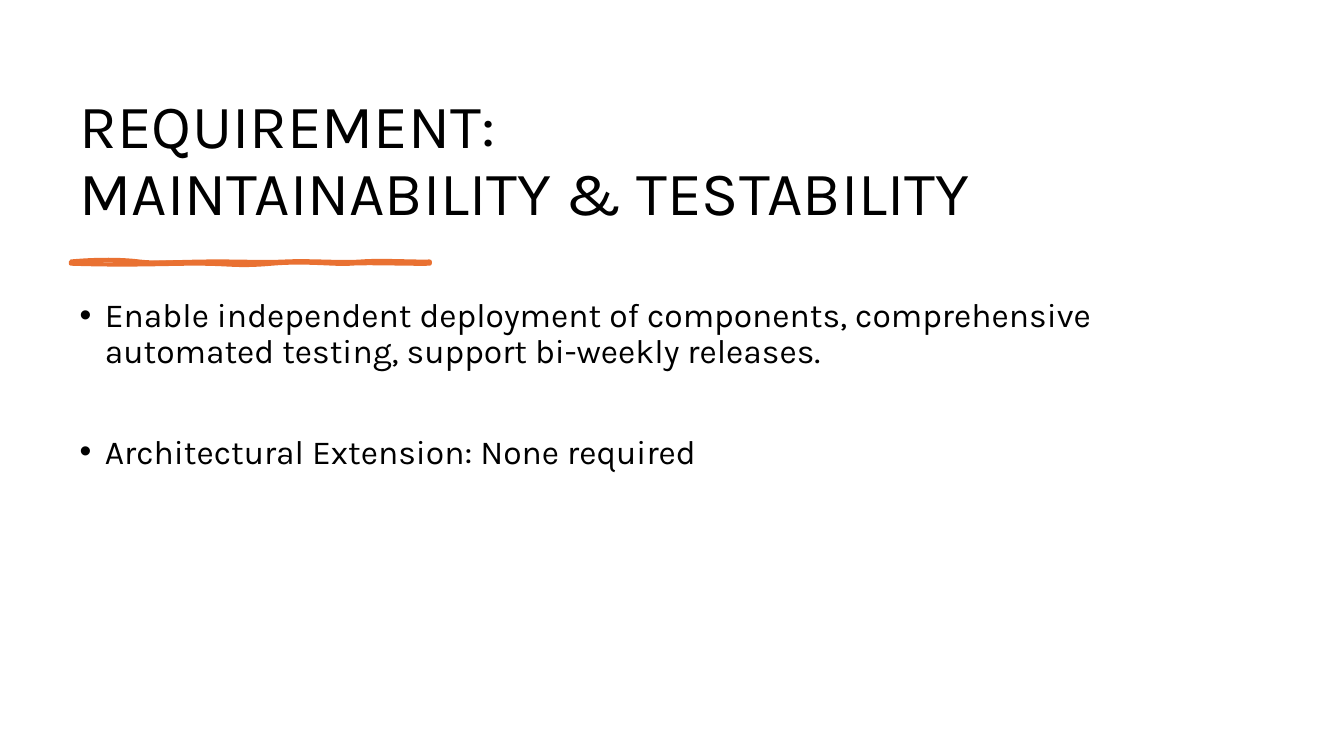
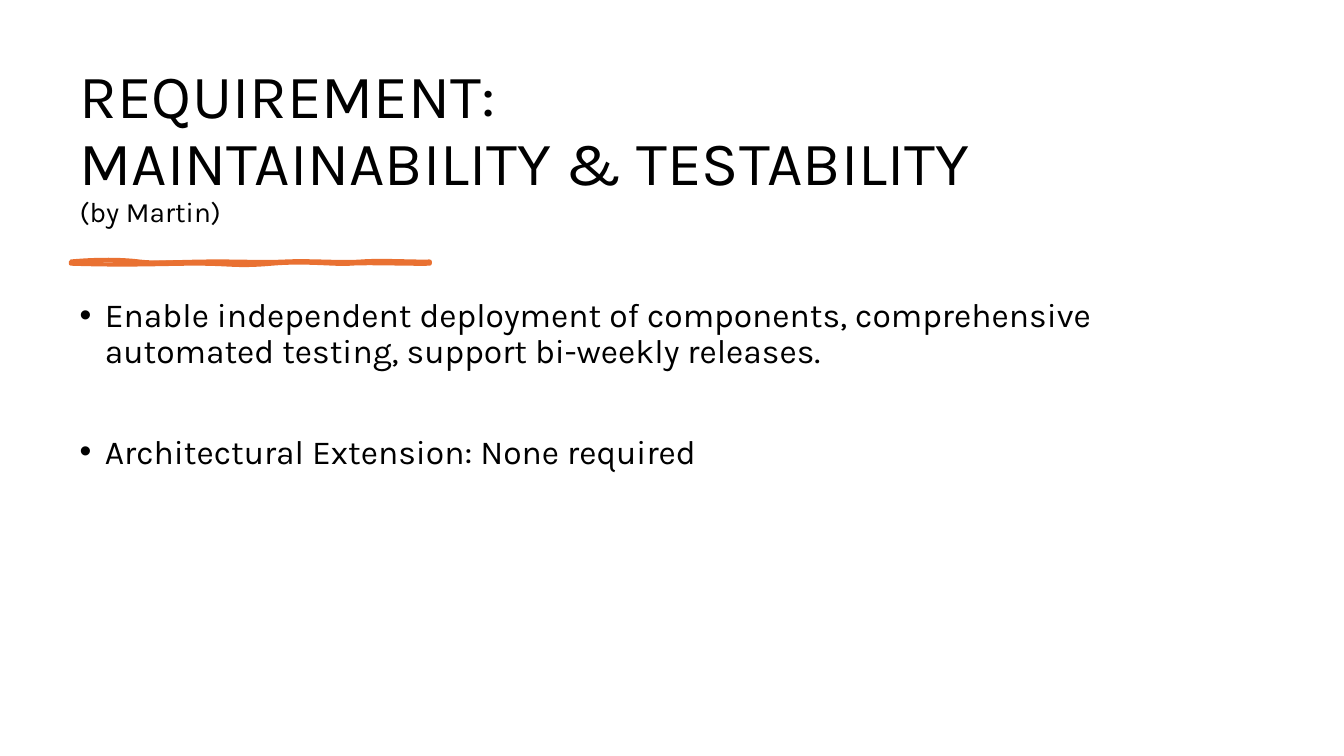
Before and after one commit to mayembe-martin/software_architecture_schedules, a slide deck: slide 8 of M2/Presentation_Qualities.pptx (slide 6 before the commit). Drawn at 1344x756 pixels with LibreOffice and Linux fonts; fonts in the diff are those of the drawing. Boxes give left, top, right and bottom in pixels: in the first picture for what was removed or moved away, otherwise in the second. Text is boxed around its words. In the diff, an @@ line names an element or a change of style, - is before the commit and + after.

```diff
--- a/M2/Presentation_Qualities.pptx
+++ b/M2/Presentation_Qualities.pptx
@@ title at (80,78,968,229): text changed @@
-REQUIREMENT:
-MAINTAINABILITY & TESTABILITY
+REQUIREMENT:
+MAINTAINABILITY & TESTABILITY
+(by Martin)
```
Also in this commit, not shown: 6 other slides changed, 2 slides added, 1 slide removed, 1 other file.
